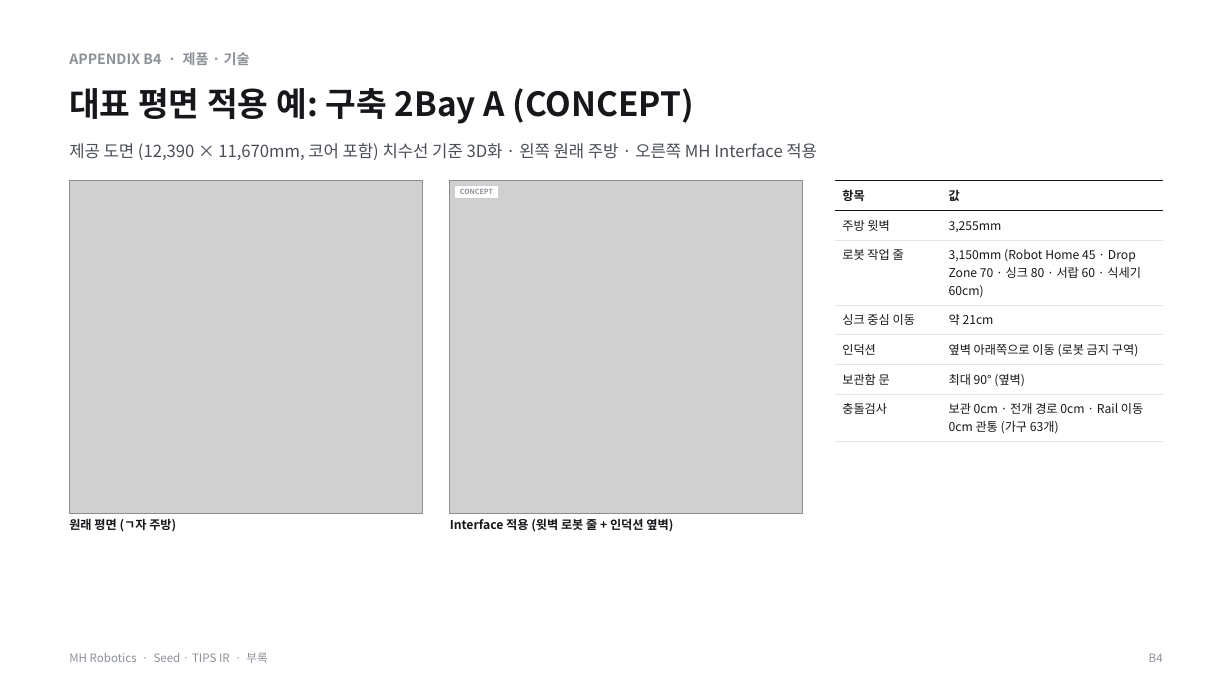
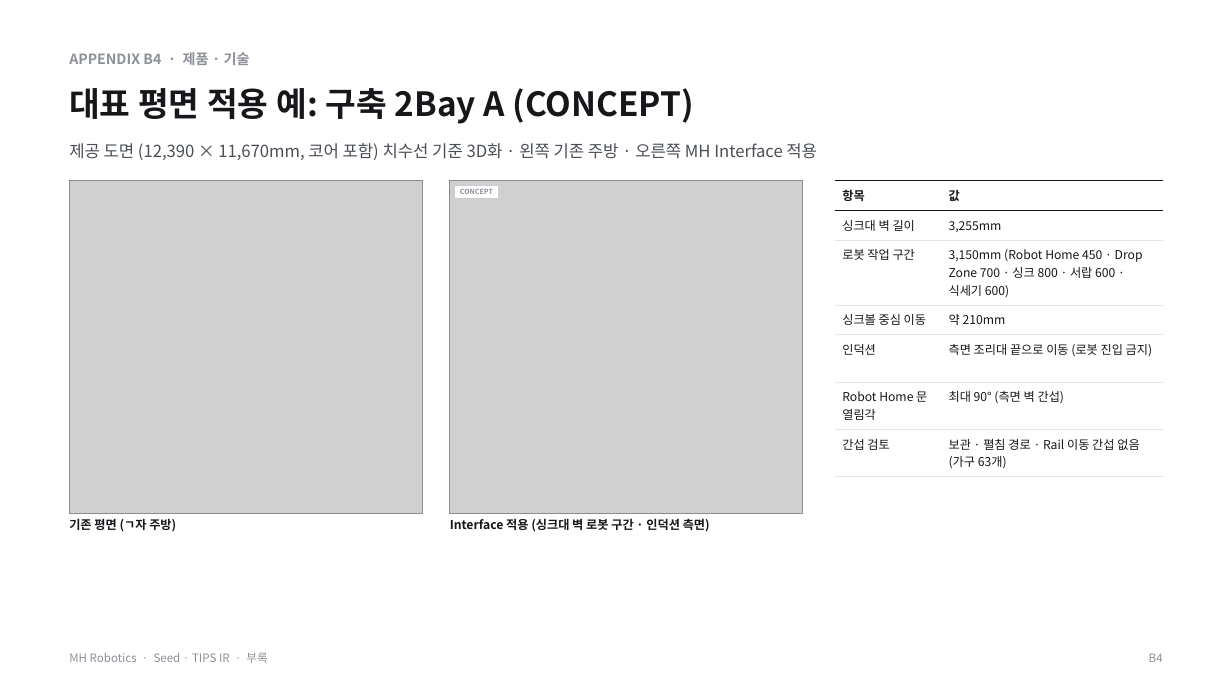
Before and after one commit to kimdonghyun2789-hash/D, a slide deck: slide 30 of MH/MH_Robotics_Seed_TIPS_IR_Final.pptx. Drawn at 1232x693 pixels with LibreOffice and Linux fonts; fonts in the diff are those of the drawing; grey boxes stand for pictures. Boxes give left, top, right and bottom in pixels: in the first picture for what was removed or moved away, otherwise in the second. Text is boxed around its words. In the diff, an @@ line names an element or a change of style, - is before the commit and + after.

```diff
--- a/MH/MH_Robotics_Seed_TIPS_IR_Final.pptx
+++ b/MH/MH_Robotics_Seed_TIPS_IR_Final.pptx
@@ text at [69,143,817,160]: text changed @@
-제공 도면 (12,390 × 11,670mm, 코어 포함) 치수선 기준 3D화 · 왼쪽 원래 주방 · 오른쪽 MH Interface 적용
+제공 도면 (12,390 × 11,670mm, 코어 포함) 치수선 기준 3D화 · 왼쪽 기존 주방 · 오른쪽 MH Interface 적용
@@ table at [836,181,1164,477] @@
-row 2, column 1: 주방 윗벽
+row 2, column 1: 싱크대 벽 길이
-row 3, column 1: 로봇 작업 줄
+row 3, column 1: 로봇 작업 구간
-row 3, column 2: 3,150mm (Robot Home 45 · Drop Zone 70 · 싱크 80 · 서랍 60 · 식세기 60cm)
+row 3, column 2: 3,150mm (Robot Home 450 · Drop Zone 700 · 싱크 800 · 서랍 600 · 식세기 600)
-row 4, column 1: 싱크 중심 이동
+row 4, column 1: 싱크볼 중심 이동
-row 4, column 2: 약 21cm
+row 4, column 2: 약 210mm
-row 5, column 2: 옆벽 아래쪽으로 이동 (로봇 금지 구역)
+row 5, column 2: 측면 조리대 끝으로 이동 (로봇 진입 금지)
-row 6, column 1: 보관함 문
+row 6, column 1: Robot Home 문 열림각
-row 6, column 2: 최대 90° (옆벽)
+row 6, column 2: 최대 90° (측면 벽 간섭)
-row 7, column 1: 충돌검사
+row 7, column 1: 간섭 검토
-row 7, column 2: 보관 0cm · 전개 경로 0cm · Rail 이동 0cm 관통 (가구 63개)
+row 7, column 2: 보관 · 펼침 경로 · Rail 이동 간섭 없음 (가구 63개)
@@ text at [69,518,176,532]: text changed @@
-원래 평면 (ㄱ자 주방)
+기존 평면 (ㄱ자 주방)
@@ text at [450,518,710,532]: text changed @@
-Interface 적용 (윗벽 로봇 줄 + 인덕션 옆벽)
+Interface 적용 (싱크대 벽 로봇 구간 · 인덕션 측면)
```
Also in this commit, not shown: 42 other slides changed, 34 other files.
